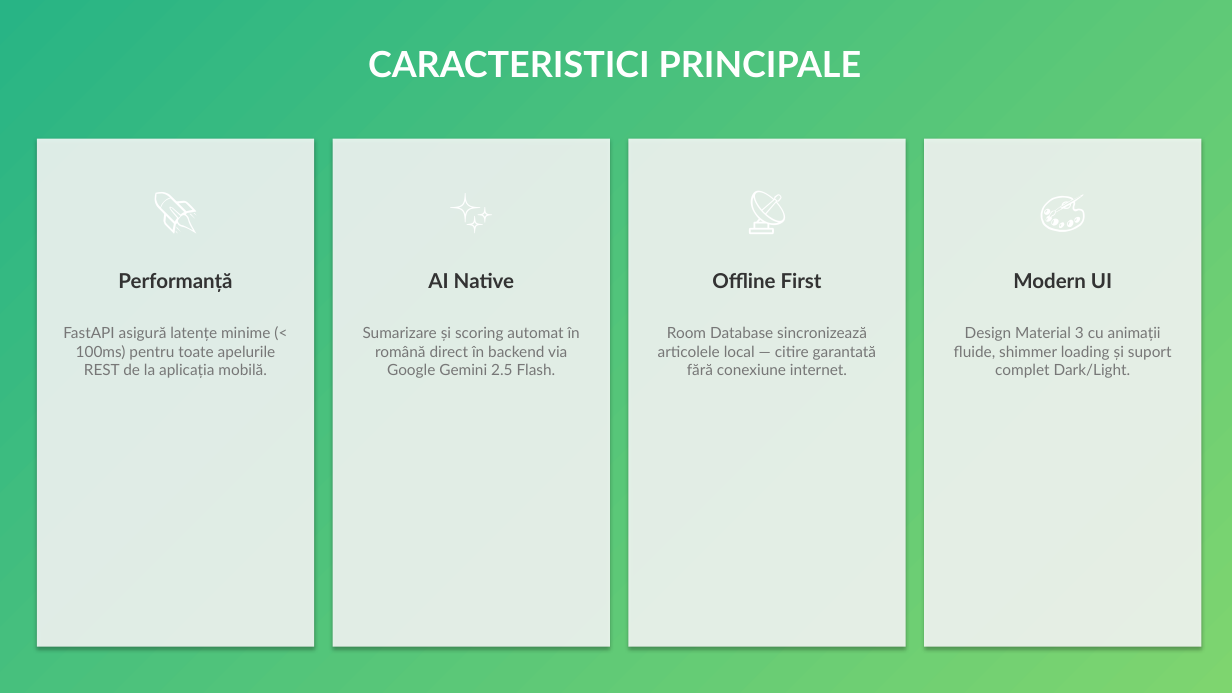
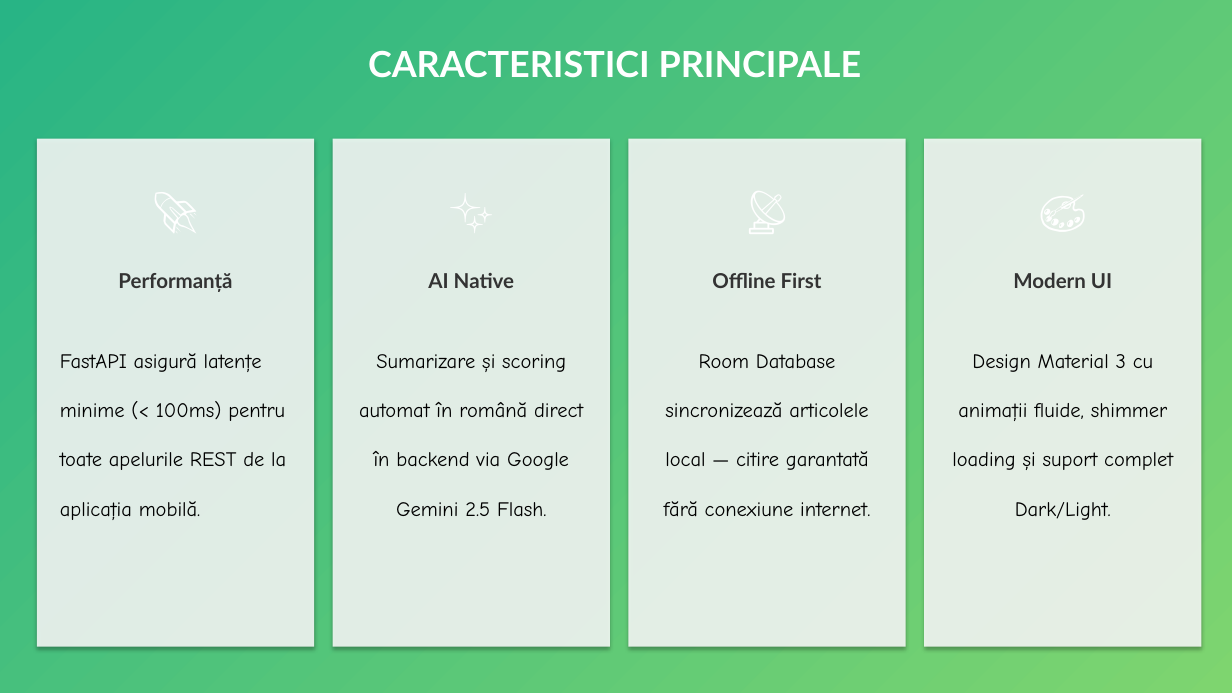
Before and after one commit to podut/data-agregate, a slide deck: slide 4 of DataAgregate_Presentation.pptx. Drawn at 1232x693 pixels with LibreOffice and Linux fonts; fonts in the diff are those of the drawing. Boxes give left, top, right and bottom in pixels: in the first picture for what was removed or moved away, otherwise in the second. Text is boxed around its words. In the diff, an @@ line names an element or a change of style, - is before the commit and + after.

```diff
--- a/DataAgregate_Presentation.pptx
+++ b/DataAgregate_Presentation.pptx
@@ text "FastAPI asigură latențe minime (< ..." at box(60, 353, 286, 520): size 12 to 16 pt, font Lato to Comic Neue, text colour #777777 to #000000; alignment centre to left; line spacing 1 to 2 @@
@@ size 12 to 16 pt, font Lato to Comic Neue, text colour #777777 to #000000; line spacing 1 to 2 in 3 elements at box(664, 354, 870, 517), box(359, 354, 583, 517), box(952, 354, 1173, 520) @@
```
Also in this commit, not shown: 12 other slides changed.
